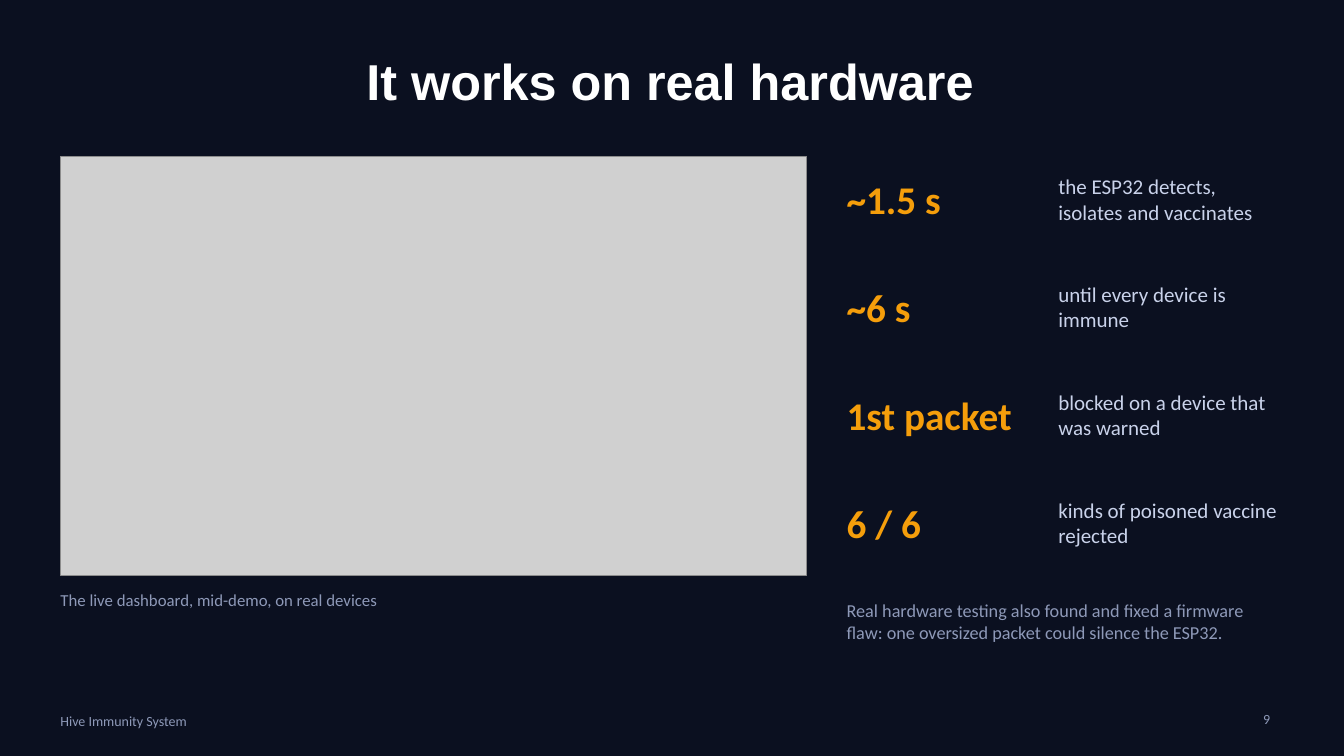
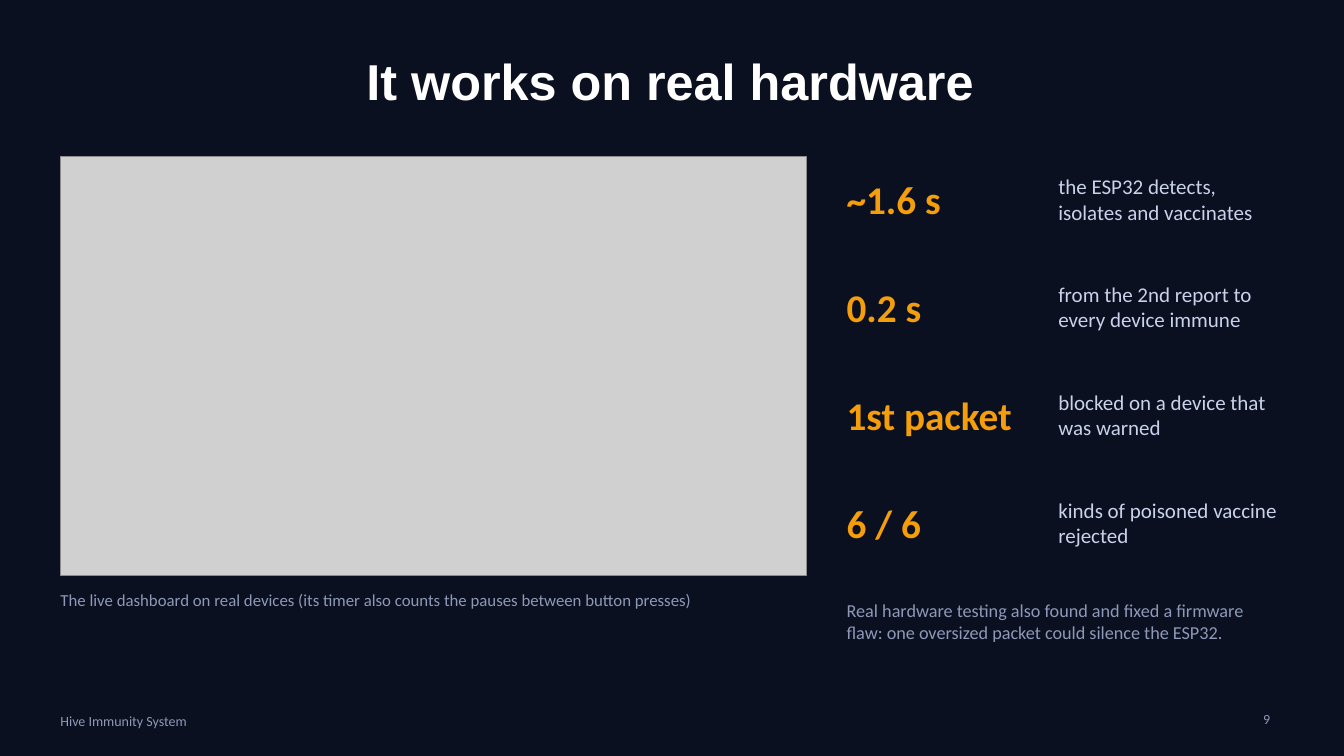
Before and after one commit to prayag-1771/Hive-Immunity-System, a slide deck: slide 9 of docs/Hive-pitch.pptx. Drawn at 1344x756 pixels with LibreOffice and Linux fonts; fonts in the diff are those of the drawing; grey boxes stand for pictures. Boxes give left, top, right and bottom in pixels: in the first picture for what was removed or moved away, otherwise in the second. Text is boxed around its words. In the diff, an @@ line names an element or a change of style, - is before the commit and + after.

```diff
--- a/docs/Hive-pitch.pptx
+++ b/docs/Hive-pitch.pptx
@@ text at [847, 187, 941, 215]: text changed @@
-~1.5 s
+~1.6 s
@@ text at [847, 296, 922, 323]: text changed @@
-~6 s
+0.2 s
@@ text at [1058, 287, 1252, 331]: text changed @@
-until every device is immune
+from the 2nd report to every device immune
@@ text at [60, 594, 691, 609]: text changed @@
-The live dashboard, mid-demo, on real devices
+The live dashboard on real devices (its timer also counts the pauses between button presses)
```
Also in this commit, not shown: 1 other slide changed, 1 other file.
